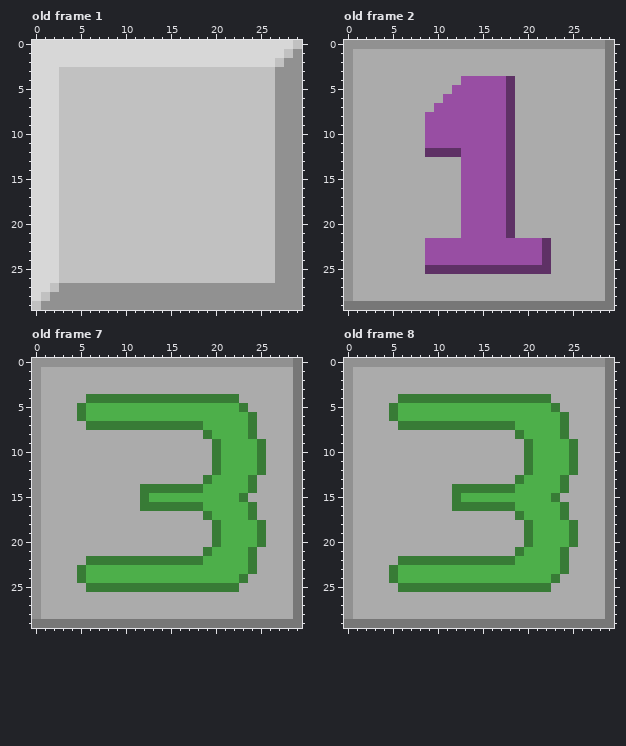
File history of a pixel-art file, mines/box.aseprite. Above: the version before the commit.
30x30 pixels, 10 frames. Colours within 5 levels of each other are drawn and written as one. Shown: old frame 1, old frame 2, old frame 7, old frame 8. The commit also changed other frames, which this record leaves out.
New version:
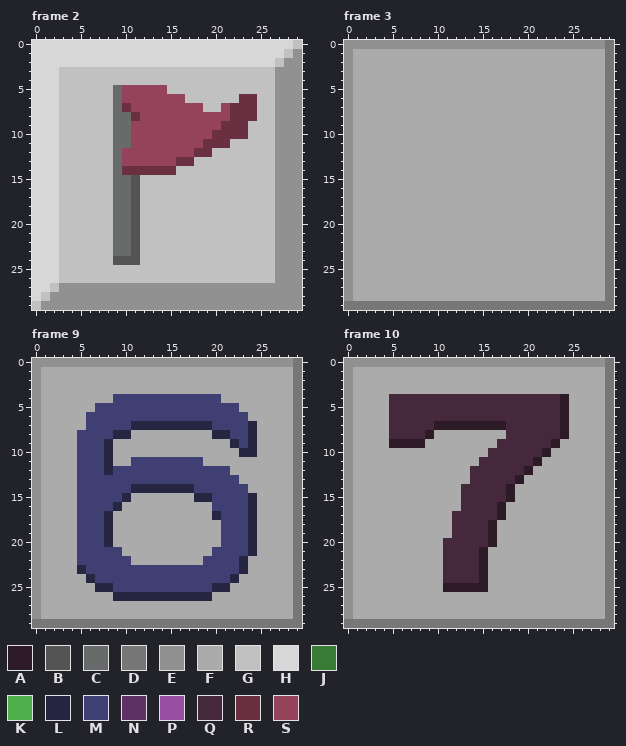
Palette (. is transparent): A #2c1b27  B #545454  C #696a6a  D #777777  E #919191  F #ababab  G #c1c1c1  H #d7d7d7  J #387b36  K #4daf4a  L #262642  M #3f3f74  N #5e3165  P #984ea3  Q #45283c  R #6a3041  S #95435b
A new or re-ordered frame is compared with the old frame closest to it.
Difference:
frames 10 -> 12
Changed rows in their new state; - is an unchanged pixel.
Frame 2 is new; against old frame 1:
first column x 9:
 5 CSSSSS----------
 6 CSSSSSSS------RR
 7 CRSSSSSSSS--SRRR
 8 CCRSSSSSSSSSSRRR
 9 CCSSSSSSSSSSRRR-
10 CCSSSSSSSSSRRRR-
11 CCSSSSSSSSRRR---
12 CSSSSSSSSRR-----
13 CSSSSSSRR-------
14 CRRRRRR---------
15 CCB-------------
16 CCB-------------
17 CCB-------------
18 CCB-------------
19 CCB-------------
20 CCB-------------
21 CCB-------------
22 CCB-------------
23 CCB-------------
24 BBB-------------
Frame 3 is new; against old frame 2:
first column x 9:
 4 ----FFFFFF----
 5 ---FFFFFFF----
 6 --FFFFFFFF----
 7 -FFFFFFFFF----
 8 FFFFFFFFFF----
 9 FFFFFFFFFF----
10 FFFFFFFFFF----
11 FFFFFFFFFF----
12 FFFFFFFFFF----
13 ----FFFFFF----
14 ----FFFFFF----
15 ----FFFFFF----
16 ----FFFFFF----
17 ----FFFFFF----
18 ----FFFFFF----
19 ----FFFFFF----
20 ----FFFFFF----
21 ----FFFFFF----
22 FFFFFFFFFFFFFF
23 FFFFFFFFFFFFFF
24 FFFFFFFFFFFFFF
25 FFFFFFFFFFFFFF
Frame 9 against old frame 7:
first column x 5:
 4 -FFFMMMMMMMMMMMMFF---
 5 FFMMMMMMMMMMMMMMMMF--
 6 FMMMMMMMMMMMMMMMMMMF-
 7 -MMMMMLLLLLLLLLMMMML-
 8 MMMMLL--------FLLMML-
 9 MMML-----------FFLMLF
10 MMML-----------FFFLLF
11 MMML--MMMMMMMM-FFFFFF
12 MMMLMMMMMMMMMMMMMFFFF
13 MMMMMMMMMMMMMMMMMMFF-
14 MMMMMMLLLLLLLMMMMMMF-
15 MMMMML-FFFFFFLLMMMML-
16 MMMML--FFFFFFFFMMMML-
17 MMML----------FLMMML-
18 MMML-----------FMMMLF
19 MMML-----------FMMMLF
20 MMML-----------FMMMLF
21 MMMMM---------FMMMML-
22 MMMMMMFFFFFFFFMMMMLF-
23 LMMMMMMMMMMMMMMMMMLF-
24 FLMMMMMMMMMMMMMMMLF--
25 -FLLMMMMMMMMMMMLLF---
26 ----LLLLLLLLLLL------
Frame 10 against old frame 8:
first column x 5:
 4 QQQQQQQQQQQQQQQQQQQA-
 5 QQQQQQQQQQQQQQQQQQQA-
 6 QQQQQQQQQQQQQQQQQQQA-
 7 QQQQQAAAAAAAAQQQQQQA-
 8 QQQQA--------QQQQQQA-
 9 AAAA--------QQQQQQAFF
10 -----------QQQQQQAFFF
11 ----------QQQQQQAFFFF
12 ---------QQQQQQAFFFFF
13 ---------QQQQQAFFFFF-
14 -------FQQQQQAFFFFFF-
15 -------FQQQQQAFFFFF--
16 -------FQQQQAFFFFFFF-
17 -------QQQQQA-FFFFFF-
18 -------QQQQA---FFFFFF
19 -------QQQQA---FFFFFF
20 ------QQQQQA---FFFFFF
21 ------QQQQA---FFFFFF-
22 -FFFFFQQQQAFFFFFFFFF-
23 FFFFFFQQQQAFFFFFFFFF-
24 FFFFFFQQQQAFFFFFFFF--
25 -FFFFFAAAAAFFFFFFF---
Boxes around the changes in both pictures, in picture pixels (x1, y1, x2, y2):
changed: (113, 85, 257, 265)
changed: (425, 76, 551, 274)
changed: (77, 394, 266, 601)
changed: (389, 394, 578, 592)
